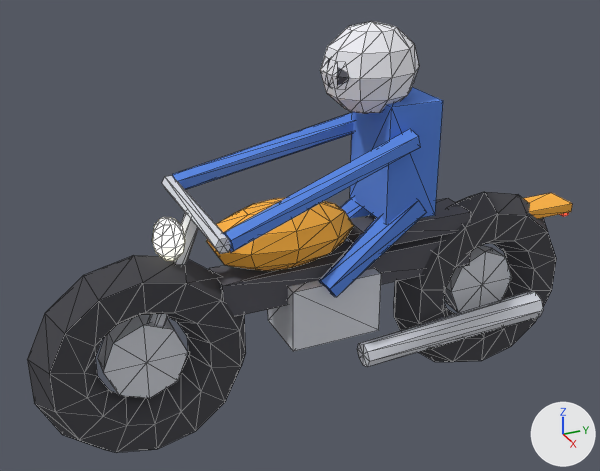
Two versions of the OBJ model assets/models/moto.obj, one commit apart.
Before and after are seen from a 50 mm camera at (2.67, -1.31, 2.13) aimed at (-0.04, -0.09, 0.78). Arrows for +X, +Y and +Z are at lower right; the lights stay in place. The older version comes first. Mesh edges are drawn as thin lines. Where no turn or scale is listed for an object, it has been applied to the vertices.

The first picture shows 'moto'.
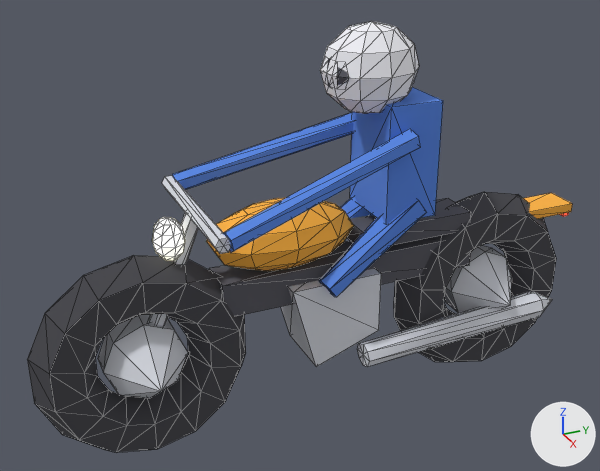
Commit message: Moto blend

What differs and where, as boxes [x1, y1, x2, y2] in the pictures (600 x 471 px; the box of a moved part takes in the faces that stretch with it):
part 1 of me_moto, moved or reshaped
    both: [451, 252, 512, 313]
part 2 of me_moto, moved or reshaped
    both: [103, 325, 188, 398]
part 3 of me_moto, moved or reshaped
    before: [268, 288, 378, 351]
    after: [281, 288, 379, 367]
part 4 of me_moto, moved or reshaped (not visible before)
    after: [536, 292, 552, 316]
part 5 of me_moto, shading changed
    both: [102, 251, 550, 401]

What the commit changed:
me_moto has 526 vertices, 976 faces and spans x -0.33..0.33, y -1.16..1.18, z 0.0..1.59.
me_moto is used by ob_moto; location (0.0, 0.0, 0.0).
Part 1, on me_moto:
Vertex 100 of me_moto moves from (-0.05, 0.75, 0.42) to (-0.25, 0.75, 0.42).
Vertex 101 of me_moto moves from (0.05, 0.75, 0.42) at pixel (482, 284) to (0.25, 0.75, 0.42) at pixel (510, 305).
Part 2, on me_moto:
Vertex 202 of me_moto moves from (-0.05, -0.75, 0.42) to (-0.25, -0.75, 0.42).
Vertex 203 of me_moto moves from (0.05, -0.75, 0.42) at pixel (146, 362) to (0.25, -0.75, 0.42) at pixel (161, 391).
Part 3, on me_moto:
Vertex 213 of me_moto moves from (-0.13, -0.19, 0.37) at pixel (268, 320) to (-0.13, -0.09, 0.27) at pixel (290, 335).
Vertex 217 of me_moto moves from (0.13, -0.19, 0.37) at pixel (293, 351) to (0.13, -0.09, 0.27) at pixel (316, 366).
Part 4, on me_moto:
Vertex 367 of me_moto moves from (0.17, 0.95, 0.34) to (0.17, 1.05, 0.34) at pixel (552, 299).
me_moto part 5: edges marked sharp go from 0 to 936.
